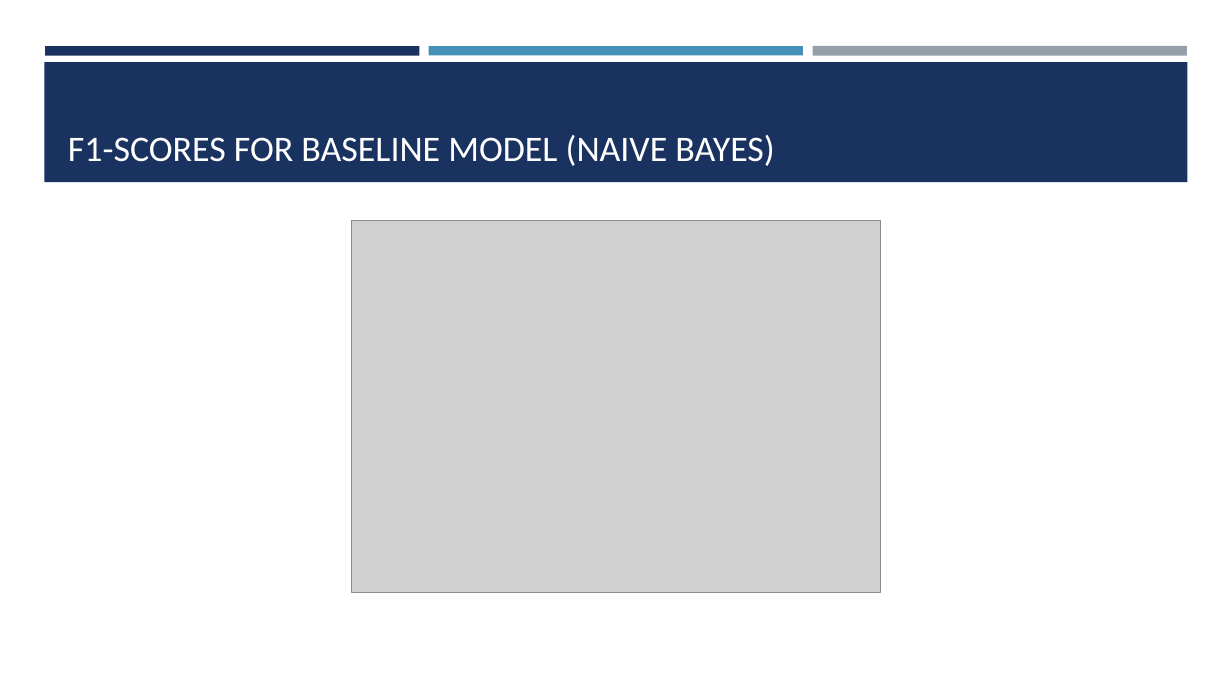
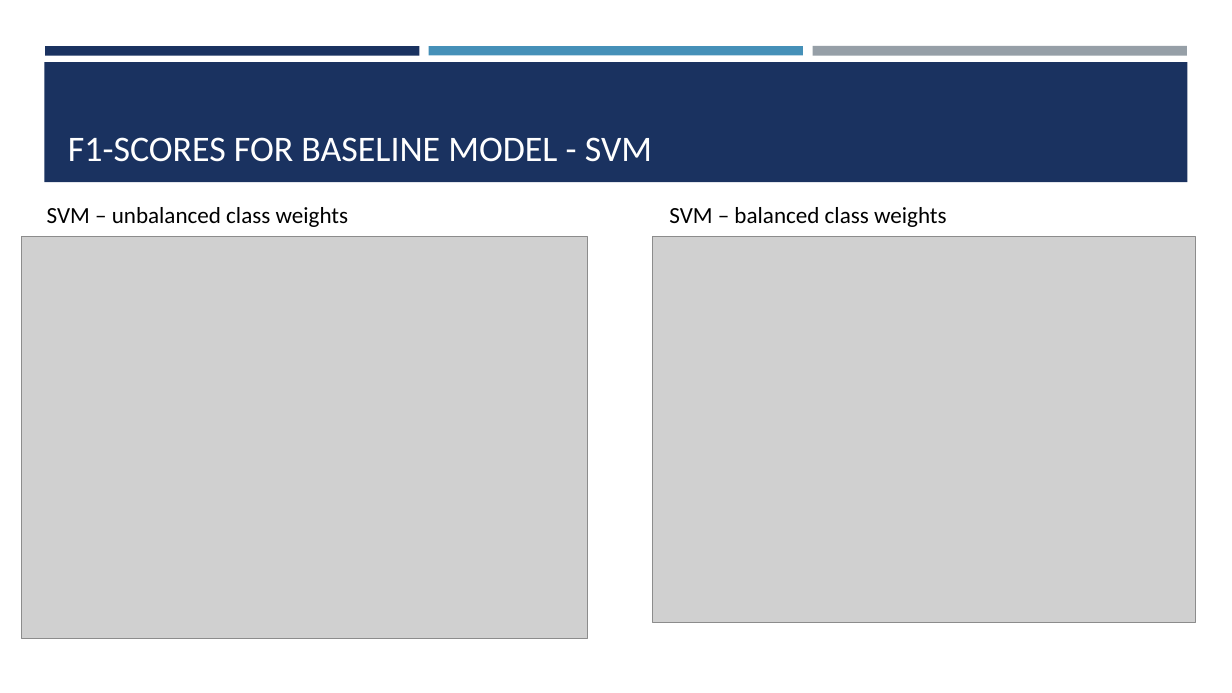
Before and after one commit to josefweibel/nlp-medical-project, a slide deck: slide 7 of presentations/Final Presentation.pptx. Drawn at 1232x693 pixels with LibreOffice and Linux fonts; fonts in the diff are those of the drawing; grey boxes stand for pictures. Boxes give left, top, right and bottom in pixels: in the first picture for what was removed or moved away, otherwise in the second. Text is boxed around its words. In the diff, an @@ line names an element or a change of style, - is before the commit and + after.

```diff
--- a/presentations/Final Presentation.pptx
+++ b/presentations/Final Presentation.pptx
@@ title at (68,137,652,162): text changed @@
-F1-SCORES FOR BASELINE MODEL (NAIVE BAYES)
+F1-SCORES FOR BASELINE MODEL - SVM
@@ text added at (47,207,349,227), 18 pt, text #000000 @@
+SVM – unbalanced class weights
@@ text added at (669,207,947,227), 18 pt, text #000000 @@
+SVM – balanced class weights
@@ picture added at (21,237,587,639) @@
@@ picture removed at (352,221,881,592) @@
@@ picture added at (653,237,1195,622) @@
```
Also in this commit, not shown: 3 slides added, 1 other file.
